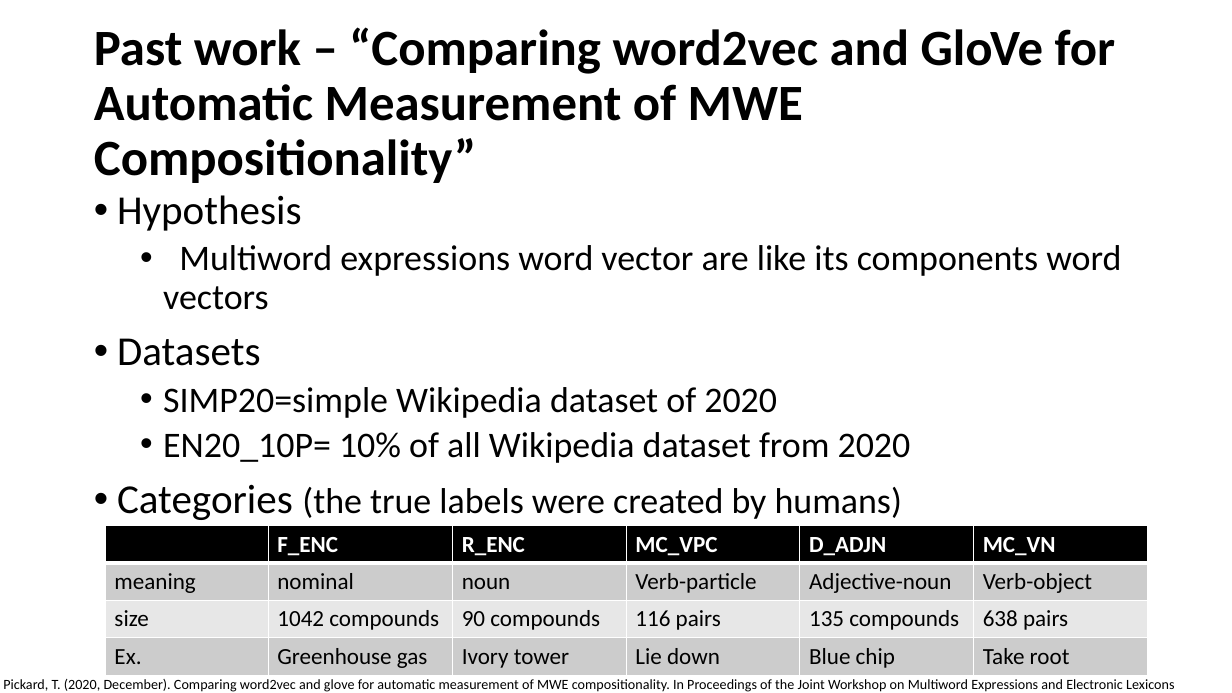
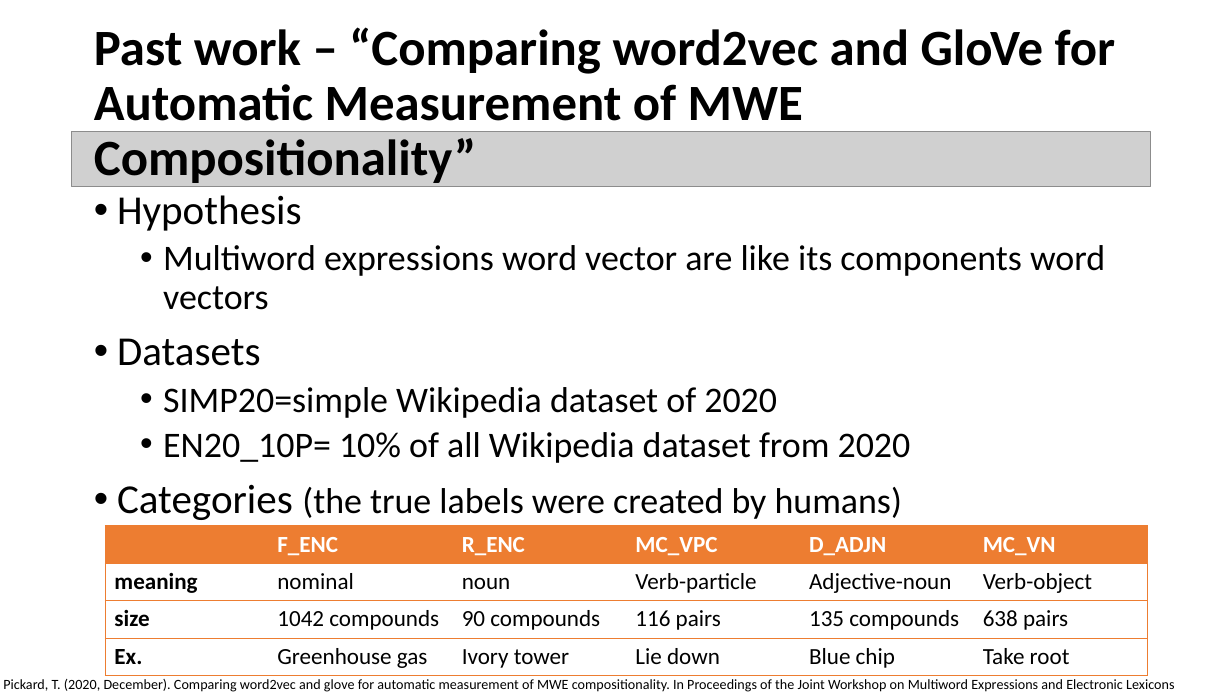
Before and after one commit to chensh3/word2vec_vs_glove, a slide deck: slide 7 of mid_term.pptx. Drawn at 1232x693 pixels with LibreOffice and Linux fonts; fonts in the diff are those of the drawing; grey boxes stand for pictures. Boxes give left, top, right and bottom in pixels: in the first picture for what was removed or moved away, otherwise in the second. Text is boxed around its words. In the diff, an @@ line names an element or a change of style, - is before the commit and + after.

```diff
--- a/mid_term.pptx
+++ b/mid_term.pptx
@@ picture added at box(71, 132, 1151, 187) @@
@@ text "Hypothesis" rewrapped from box(117, 195, 1121, 520) to box(117, 195, 1105, 520) @@
@@ table at box(105, 526, 1148, 676) @@
@@ fill #000000 to none in row 1 @@
@@ fill #CCCCCC to none in 12 cells @@
@@ fill #E7E7E7 to none in row 3 @@
@@ bold on in "meaning", "size", "Ex." @@
@@ borders changed @@
```
Also in this commit, not shown: 6 other slides changed, 1 slide added, 2 slides removed, 1 other file.
